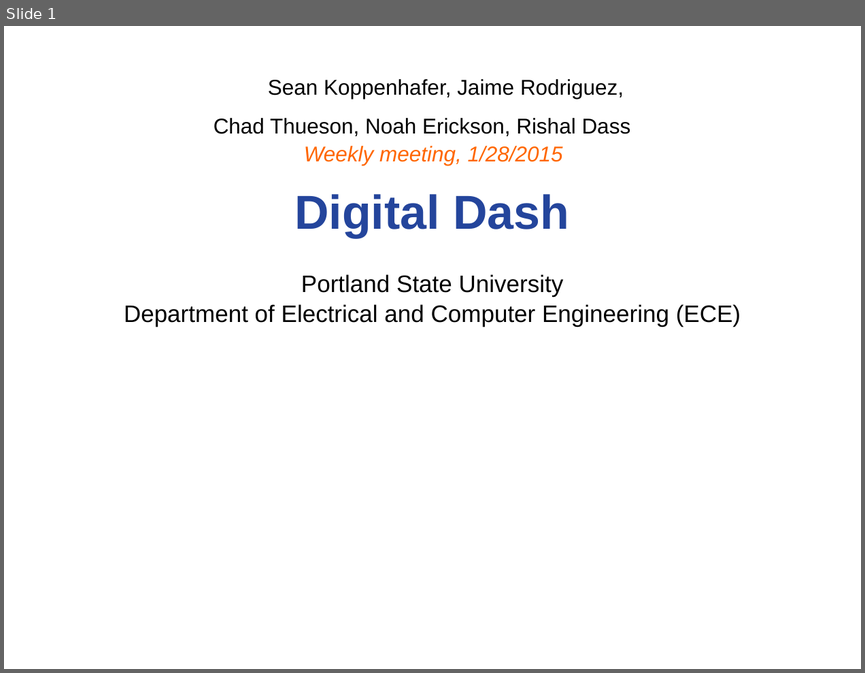
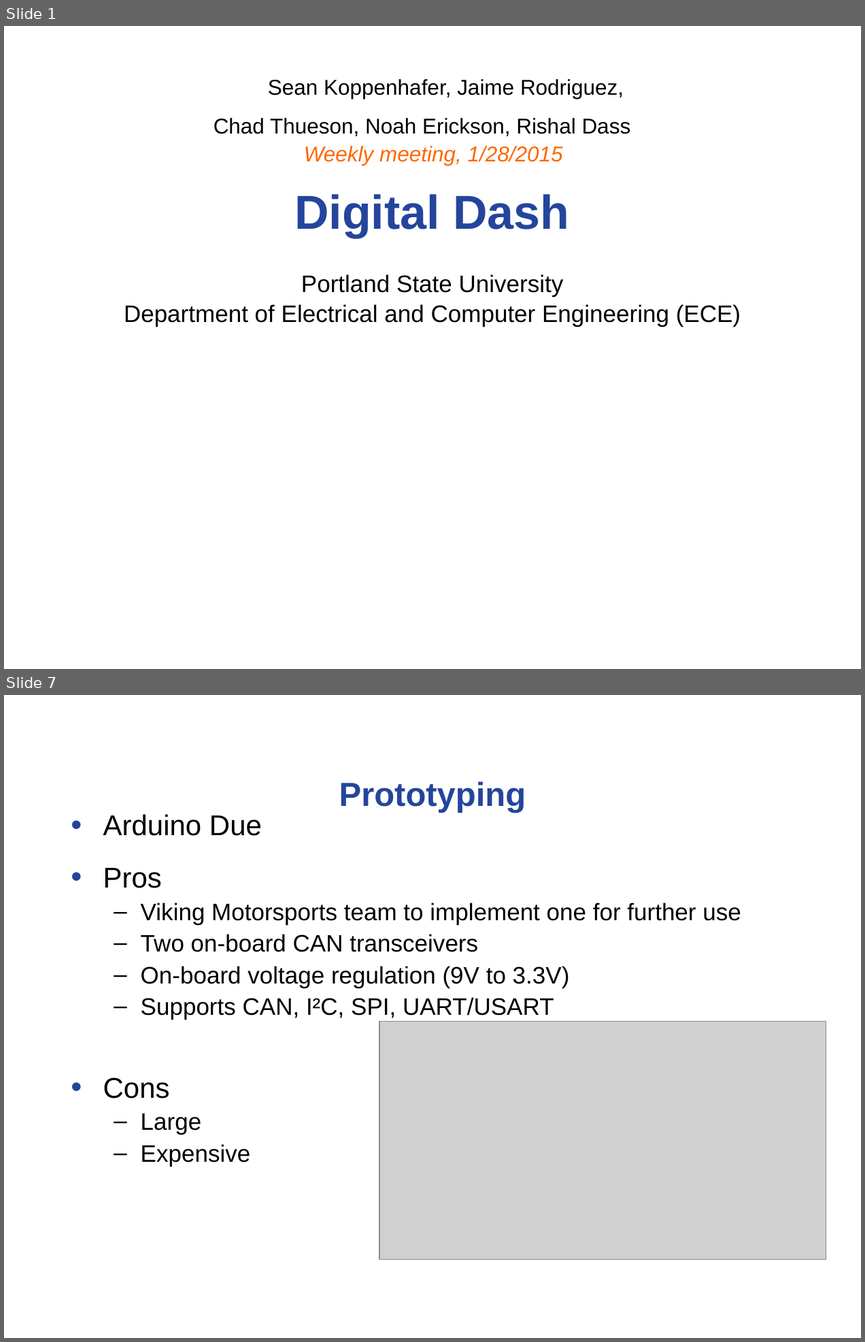
Before and after one commit to noahterickson/DigitalDash, a slide deck: Meetings/capstone_meeting_1-28-15.ppt. Shown one above the other, each under a label of ours: slide 1 before the commit, slides 1 and 7 after it; the slides between them are not shown. The pictures are 865x673 and 865x1342 pixels, drawn with LibreOffice and Linux fonts; fonts in the diff are those of the drawing; grey boxes stand for pictures; background and template pictures are left out. Boxes give left, top, right and bottom in pixels: in the first picture for what was removed or moved away, otherwise in the second. Text is boxed around its words. In the diff, an @@ line names an element or a change of style, - is before the commit and + after.

```diff
--- a/Meetings/capstone_meeting_1-28-15.ppt
+++ b/Meetings/capstone_meeting_1-28-15.ppt
@@ slide 7 added at <box>4,695,861,1338</box>, background #FFFFFF @@
@@ text added at <box>339,781,526,813</box>, 28 pt, text #24459C, bold @@
+Prototyping
@@ text added at <box>103,814,740,1166</box>, 20 pt, text #000000 @@
+• Arduino Due
+• Pros
+  – Viking Motorsports team to implement one for further use
+  – Two on-board CAN transceivers
+  – On-board voltage regulation (9V to 3.3V)
+  – Supports CAN, I²C, SPI, UART/USART
+• Cons
+  – Large
+  – Expensive
@@ picture added at <box>379,1021,825,1259</box> @@
```
Also in this commit, not shown: 2 slides changed, 4 other slides added, 8 slides removed, 4 other files.
